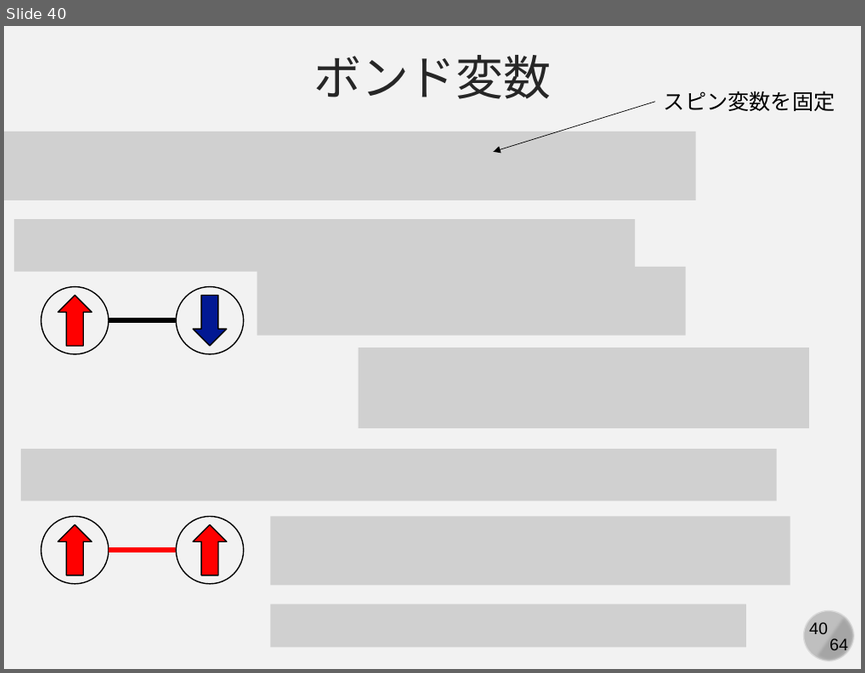
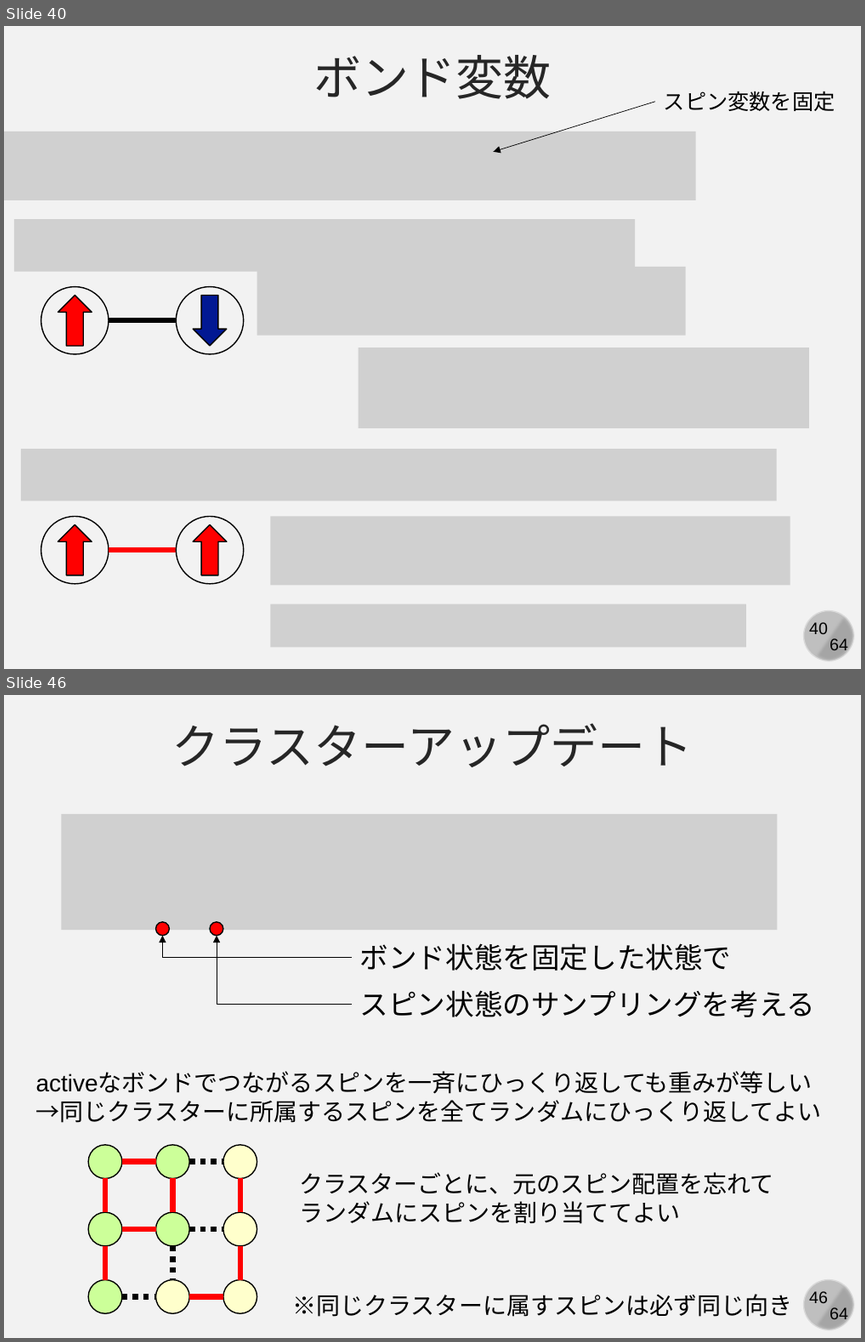
Before and after one commit to kaityo256/simulation_engineering, a slide deck: 04_mc_advanced/simulation04.pptx. Shown one above the other, each under a label of ours: slide 40 before the commit, slides 40 and 46 after it; the slides between them are not shown. The pictures are 865x673 and 865x1342 pixels, drawn with LibreOffice and Linux fonts; fonts in the diff are those of the drawing; grey boxes stand for pictures. Boxes give left, top, right and bottom in pixels: in the first picture for what was removed or moved away, otherwise in the second. Text is boxed around its words. In the diff, an @@ line names an element or a change of style, - is before the commit and + after.

```diff
--- a/04_mc_advanced/simulation04.pptx
+++ b/04_mc_advanced/simulation04.pptx
@@ slide 46 added at (4,695,861,1338), background #F2F2F2; not listed: 4 template elements that a slide beside it also shows @@
@@ text added at (172,723,692,767), 40 pt, text #262626 @@
+クラスターアップデート
@@ picture added at (62,814,777,930) @@
@@ ellipse added at (155,922,170,936), fill #FF0000, outline #000000 1 pt @@
@@ ellipse added at (210,922,223,936), fill #FF0000, outline #000000 1 pt @@
@@ elbow arrow added from (352, 957) to (162, 936), #000000 0.5 pt @@
@@ elbow arrow added from (352, 1004) to (216, 936), #000000 0.5 pt @@
@@ text added at (360,943,732,970), 24 pt, text #000000 @@
+ボンド状態を固定した状態で
@@ text added at (360,990,816,1017), 24 pt, text #000000 @@
+スピン状態のサンプリングを考える
@@ text added at (36,1072,822,1123), 20 pt, text #000000 @@
+activeなボンドでつながるスピンを一斉にひっくり返しても重みが等しい
+→同じクラスターに所属するスピンを全てランダムにひっくり返してよい
@@ ellipse added at (88,1145,121,1179), fill #CCFF99, outline #000000 1 pt @@
@@ ellipse added at (155,1145,189,1179), fill #CCFF99, outline #000000 1 pt @@
@@ ellipse added at (223,1145,256,1179), fill #FFFFCC, outline #000000 1 pt @@
@@ line added from (105, 1179) to (105, 1212), #FF0000 4.5 pt @@
@@ line added from (122, 1161) to (155, 1161), #FF0000 4.5 pt @@
@@ line added from (173, 1179) to (173, 1212), #FF0000 4.5 pt @@
@@ line added from (190, 1161) to (223, 1161), #000000 4.5 pt dashed @@
@@ line added from (240, 1179) to (240, 1212), #FF0000 4.5 pt @@
@@ text added at (299,1172,774,1224), 20 pt, text #000000 @@
+クラスターごとに、元のスピン配置を忘れて
+ランダムにスピンを割り当ててよい
@@ ellipse added at (88,1212,121,1245), fill #CCFF99, outline #000000 1 pt @@
@@ line added from (122, 1229) to (155, 1229), #FF0000 4.5 pt @@
@@ ellipse added at (155,1212,189,1245), fill #CCFF99, outline #000000 1 pt @@
@@ line added from (190, 1229) to (223, 1229), #000000 4.5 pt dashed @@
@@ ellipse added at (223,1212,256,1245), fill #FFFFCC, outline #000000 1 pt @@
@@ line added from (105, 1246) to (105, 1279), #FF0000 4.5 pt @@
@@ line added from (173, 1246) to (173, 1279), #000000 4.5 pt dashed @@
@@ line added from (240, 1246) to (240, 1279), #FF0000 4.5 pt @@
@@ ellipse added at (88,1279,121,1313), fill #CCFF99, outline #000000 1 pt @@
@@ ellipse added at (155,1279,189,1313), fill #FFFFCC, outline #000000 1 pt @@
@@ ellipse added at (223,1279,256,1313), fill #FFFFCC, outline #000000 1 pt @@
@@ line added from (122, 1297) to (155, 1297), #000000 4.5 pt dashed @@
@@ line added from (190, 1297) to (223, 1297), #FF0000 4.5 pt @@
@@ text added at (292,1293,792,1316), 20 pt, text #000000 @@
+※同じクラスターに属すスピンは必ず同じ向き
```
Also in this commit, not shown: 1 slide changed, 11 other slides added.
